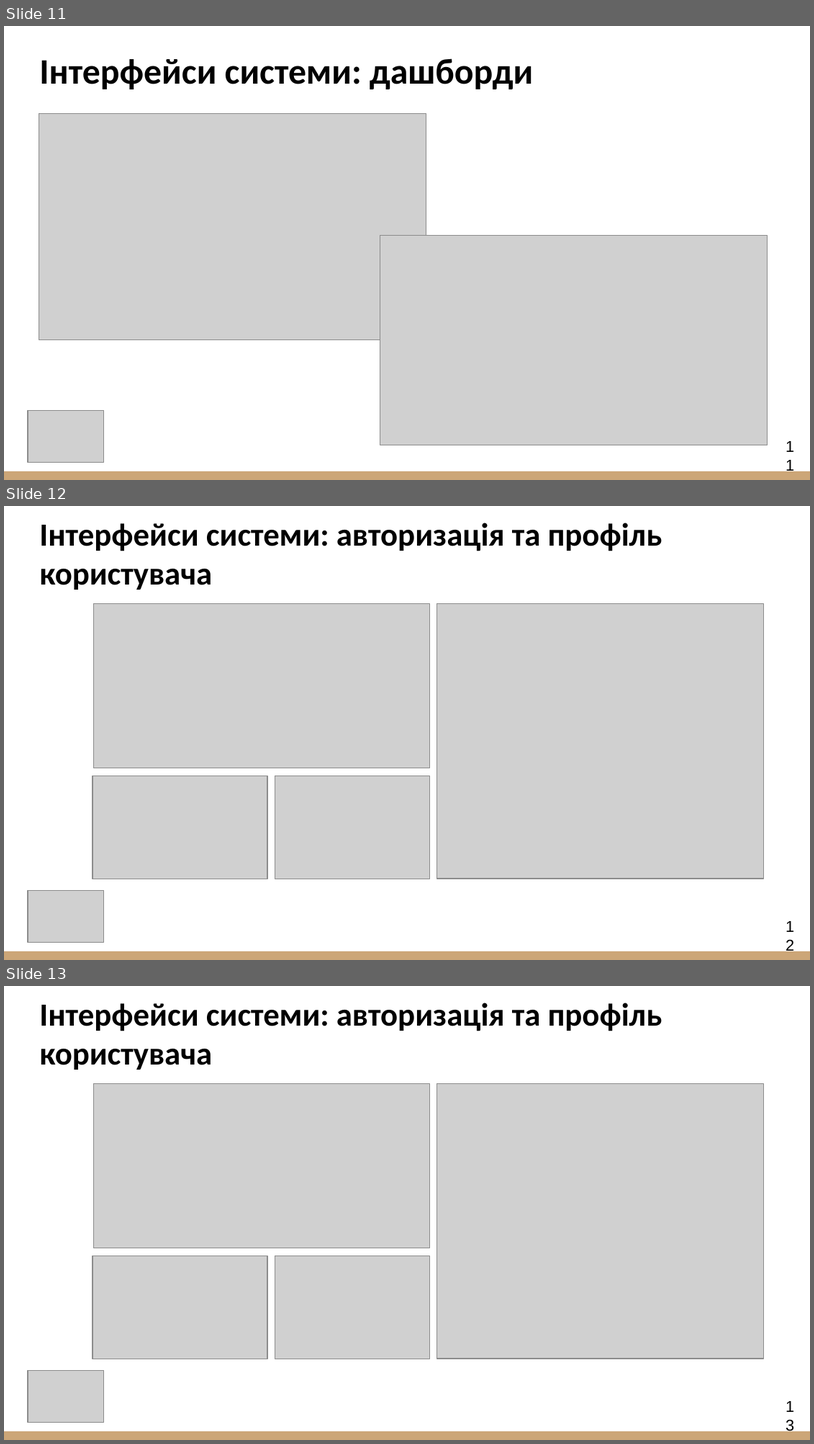
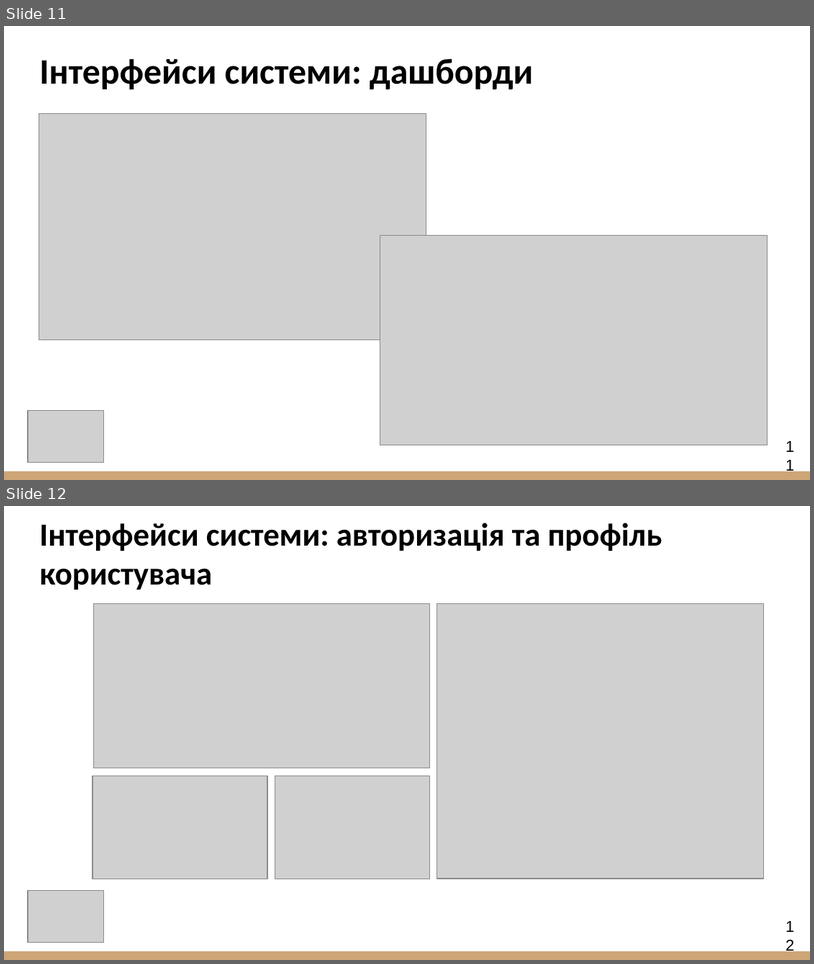
Before and after one commit to StanislavTkachenko0/2025_B_PI_PZPI-21-6_Tkachenko_S_M, a slide deck: 2025_Б_ПІ_ПЗПІ-21-6_Ткаченко_С_М.pptx. Shown one above the other, each under a label of ours: slides 11, 12 and 13 before the commit, slides 11 and 12 after it. The pictures are 814x1444 and 814x964 pixels, drawn with LibreOffice and Linux fonts; fonts in the diff are those of the drawing; grey boxes stand for pictures. Boxes give left, top, right and bottom in pixels: in the first picture for what was removed or moved away, otherwise in the second. Text is boxed around its words. In the diff, an @@ line names an element or a change of style, - is before the commit and + after.

```diff
--- a/2025_Б_ПІ_ПЗПІ-21-6_Ткаченко_С_М.pptx
+++ b/2025_Б_ПІ_ПЗПІ-21-6_Ткаченко_С_М.pptx
@@ slide 12 removed at (4,506,810,960), background #FFFFFF; not listed: 1 template element that a slide beside it also shows @@
@@ title removed at (39,523,663,590) @@
-Інтерфейси системи: авторизація та профіль користувача
@@ picture removed at (93,604,429,768) @@
@@ picture removed at (437,604,764,878) @@
@@ picture removed at (93,775,268,878) @@
@@ picture removed at (275,775,430,878) @@
@@ picture removed at (27,890,103,942) @@
@@ page number removed at (778,912,803,940) @@
-12
@@ what was slide 13 is now slide 12 @@
```
